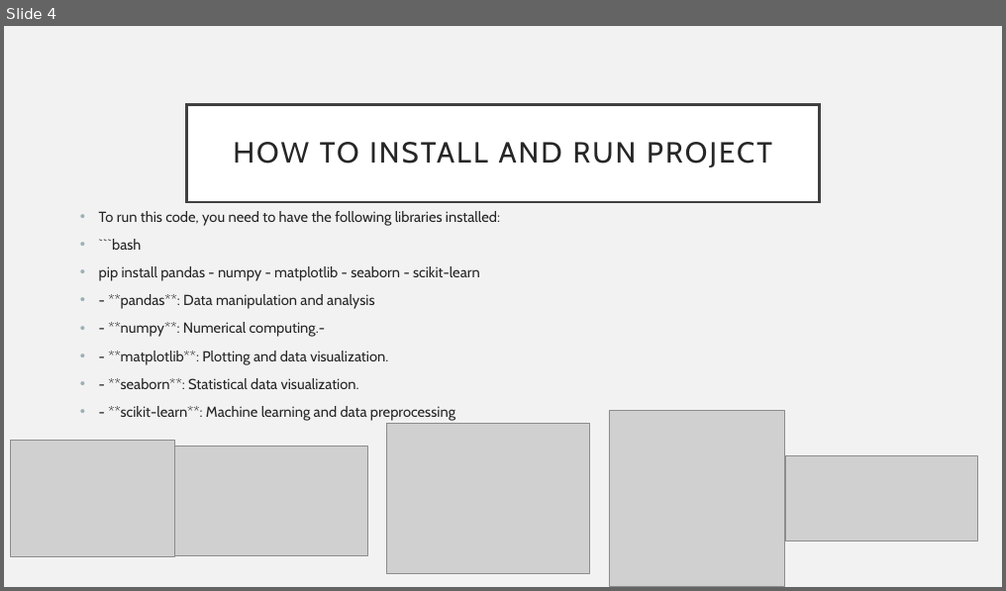
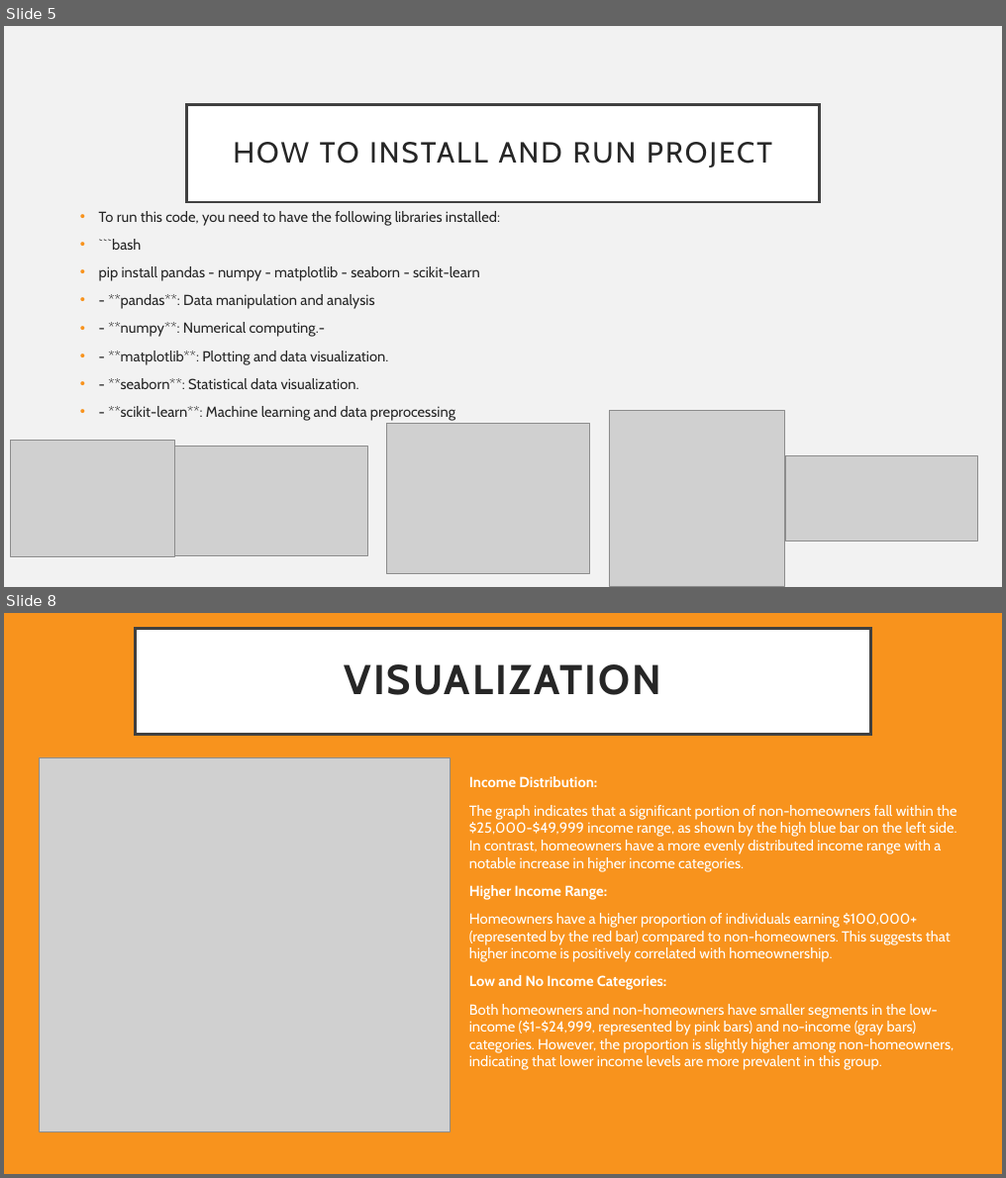
Before and after one commit to LachlanPotter33/Proj-4-Group-3, a slide deck: Presentation.pptx. Shown one above the other, each under a label of ours: slide 4 before the commit, slides 5 and 8 after it; the slides between them are not shown. The pictures are 1006x591 and 1006x1178 pixels, drawn with LibreOffice and Linux fonts; fonts in the diff are those of the drawing; grey boxes stand for pictures. Boxes give left, top, right and bottom in pixels: in the first picture for what was removed or moved away, otherwise in the second. Text is boxed around its words. In the diff, an @@ line names an element or a change of style, - is before the commit and + after.

```diff
--- a/Presentation.pptx
+++ b/Presentation.pptx
@@ slide 8 added at box(4, 613, 1002, 1174), background #F8931D @@
@@ title added at box(135, 629, 871, 735), fill #FFFFFF, outline #404040 3 pt, 40 pt, text #262626, bold @@
+VISUALIZATION
@@ picture added at box(40, 758, 450, 1132) @@
@@ text added at box(469, 776, 957, 1070), 14 pt, text #FFFFFF @@
+Income Distribution:
+The graph indicates that a significant portion of non-homeowners fall within the $25,000-$49,999 income range, as shown by the high blue bar on the left side. In contrast, homeowners have a more evenly distributed income range with a notable increase in higher income categories.
+Higher Income Range:
+Homeowners have a higher proportion of individuals earning $100,000+ (represented by the red bar) compared to non-homeowners. This suggests that higher income is positively correlated with homeownership.
+Low and No Income Categories:
+Both homeowners and non-homeowners have smaller segments in the low-income ($1-$24,999, represented by pink bars) and no-income (gray bars) categories. However, the proportion is slightly higher among non-homeowners, indicating that lower income levels are more prevalent in this group.
@@ what was slide 4 is now slide 5 @@
@@ slide 5 changed as well @@
@@ text "To run this code, you ..." at box(99, 211, 500, 421): bullet colour #9BAFB5 to #F8931D @@
```
Also in this commit, not shown: 11 other slides changed, 10 other slides added, 3 slides removed, 5 other files.
